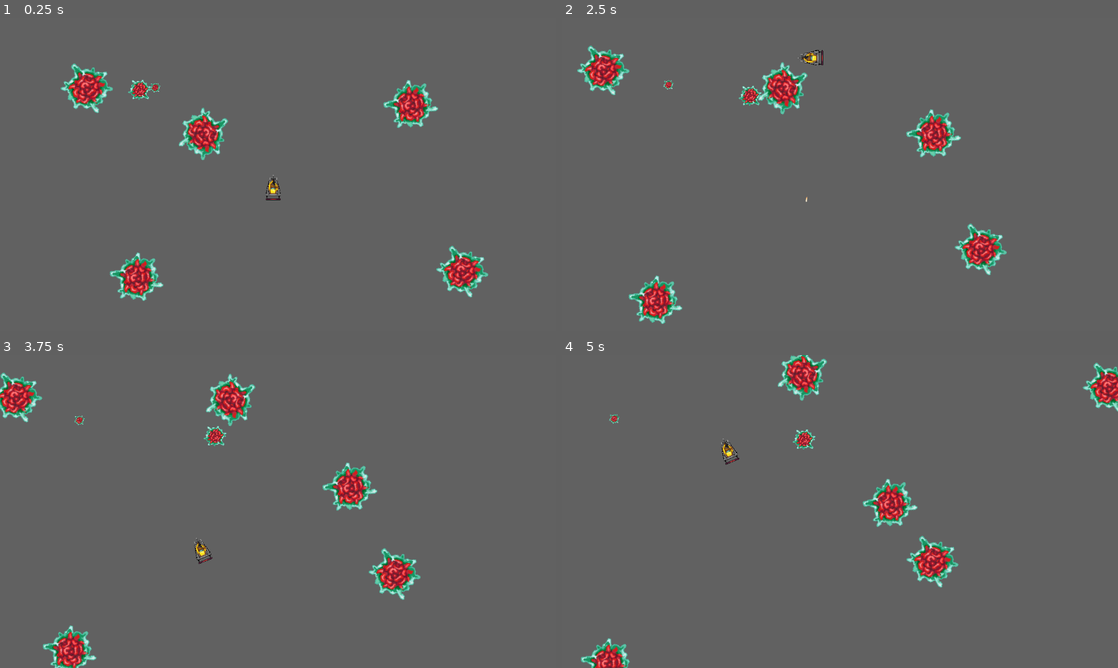
Above: before the commit, frames 1-4 (two rows, left to right).
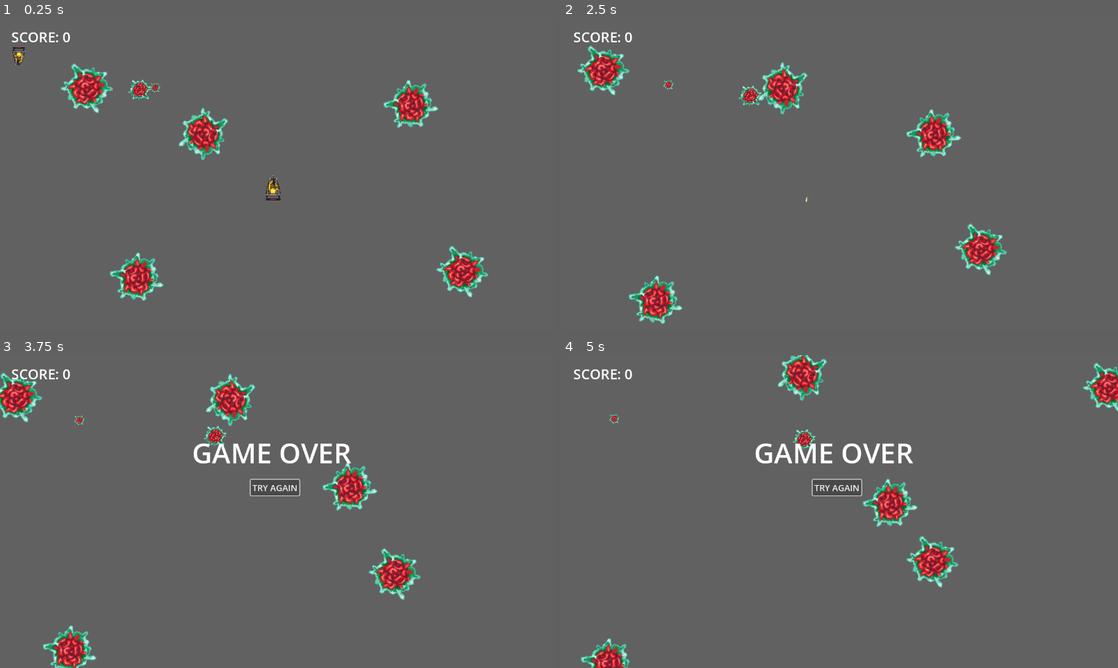
Above: after the commit, the same moments.

Repository: IsaacLandrum/690-Arcade-Shakeout
Game: Godot game, scene res://scenes/game.tscn
The game is run twice, just before and just after one commit, with the same random seed, the same clock (stepped at 60 frames per second) and the same inputs.
Inputs (mouse positions are in pixels of both pictures, inside the frame that each line leads up to):
- Up to frame 1 (0.25 s): no input
- Up to frame 2 (2.5 s): hold D (rotate_right) 0.53-1.28 s; tap Space (shoot) at 0.6, 1.35, 2.1 s; hold S (move_backward) 1.28-2.03 s; hold D (rotate_right) from 2.03 s (still down)
- Up to frame 3 (3.75 s): release D (rotate_right) at 2.78 s; hold W (move_forward) 2.78-3.5 s; tap Space (shoot) at 2.85 s; click (272, 486) at 3.5 s, where only the run after the commit has a clickable "TRY AGAIN"
- Up to frame 4 (5 s): click (834, 486) at 4.25 s, where only the run after the commit has a clickable "TRY AGAIN"

The runs differ from the first frame. In frame 1, 0.2% of the frame differs, in the area x 2-13%, y 4-16%; in frame 2, 0.3%; in frame 3, 1.2%, in the area x 2-64%, y 4-67%; in frame 4, 1.2%.

Commit message:
Partial progress score and player death

Diff:
--- a/scenes/asteroid_large.tscn
+++ b/scenes/asteroid_large.tscn
@@ -16,3 +16,5 @@
 
 [node name="CollisionShape2D" type="CollisionShape2D" parent="."]
 shape = SubResource("CircleShape2D_rsyrk")
+
+[connection signal="body_entered" from="." to="." method="_on_body_entered"]
--- a/scenes/asteroid_med.tscn
+++ b/scenes/asteroid_med.tscn
@@ -17,3 +17,5 @@
 
 [node name="CollisionShape2D" type="CollisionShape2D" parent="."]
 shape = SubResource("CircleShape2D_rsyrk")
+
+[connection signal="body_entered" from="." to="." method="_on_body_entered"]
--- a/scenes/asteroid_small.tscn
+++ b/scenes/asteroid_small.tscn
@@ -17,3 +17,5 @@
 
 [node name="CollisionShape2D" type="CollisionShape2D" parent="."]
 shape = SubResource("CircleShape2D_rsyrk")
+
+[connection signal="body_entered" from="." to="." method="_on_body_entered"]
--- a/scenes/game.tscn
+++ b/scenes/game.tscn
@@ -1,13 +1,28 @@
-[gd_scene load_steps=6 format=3 uid="uid://dc0jfadk8m1fu"]
+[gd_scene load_steps=9 format=3 uid="uid://dc0jfadk8m1fu"]
 
 [ext_resource type="Script" path="res://scripts/game.gd" id="1_nqcfv"]
 [ext_resource type="PackedScene" uid="uid://c6lplsbhr5ve" path="res://scenes/player.tscn" id="1_x87d5"]
+[ext_resource type="PackedScene" uid="uid://keagktggccri" path="res://scenes/hud.tscn" id="2_2v7m6"]
 [ext_resource type="PackedScene" uid="uid://cf0c8m65ipk8d" path="res://scenes/asteroid_large.tscn" id="2_rfl42"]
 [ext_resource type="PackedScene" uid="uid://clq8q118wkjdl" path="res://scenes/asteroid_med.tscn" id="3_kgi2l"]
+[ext_resource type="PackedScene" uid="uid://cpa0k4jq5ba32" path="res://scenes/game_over_screen.tscn" id="3_lpe6y"]
 [ext_resource type="PackedScene" uid="uid://b1rjv1ois4p5a" path="res://scenes/asteroid_small.tscn" id="4_ruxpw"]
+
+[sub_resource type="GDScript" id="GDScript_flxwp"]
+script/source = "extends Control
+
+
+"
 
 [node name="Game" type="Node2D"]
 script = ExtResource("1_nqcfv")
+
+[node name="UI" type="CanvasLayer" parent="."]
+
+[node name="HUD" parent="UI" instance=ExtResource("2_2v7m6")]
+
+[node name="GameOverScreen" parent="UI" instance=ExtResource("3_lpe6y")]
+script = SubResource("GDScript_flxwp")
 
 [node name="Player" parent="." instance=ExtResource("1_x87d5")]
 position = Vector2(629, 388)
--- /dev/null
+++ b/scenes/game_over_screen.tscn
@@ -0,0 +1,45 @@
+[gd_scene load_steps=3 format=3 uid="uid://cpa0k4jq5ba32"]
+
+[ext_resource type="Script" path="res://scripts/game_over_screen.gd" id="1_g7ebm"]
+
+[sub_resource type="LabelSettings" id="LabelSettings_o7wiv"]
+font_size = 64
+
+[node name="GameOverScreen" type="Control"]
+layout_mode = 3
+anchors_preset = 15
+anchor_right = 1.0
+anchor_bottom = 1.0
+grow_horizontal = 2
+grow_vertical = 2
+script = ExtResource("1_g7ebm")
+
+[node name="GameOver" type="Label" parent="."]
+layout_mode = 0
+offset_left = 442.0
+offset_top = 180.0
+offset_right = 809.0
+offset_bottom = 268.0
+pivot_offset = Vector2(183.5, 44)
+text = "GAME OVER"
+label_settings = SubResource("LabelSettings_o7wiv")
+horizontal_alignment = 1
+vertical_alignment = 1
+
+[node name="RestartButton" type="Button" parent="."]
+layout_mode = 1
+anchors_preset = -1
+anchor_left = 0.5
+anchor_top = 0.5
+anchor_right = 0.5
+anchor_bottom = 0.5
+offset_left = -63.0001
+offset_top = -73.0
+offset_right = 48.9999
+offset_bottom = -37.0
+theme_override_font_sizes/font_size = 20
+text = "TRY AGAIN
+"
+
+[connection signal="mouse_entered" from="RestartButton" to="." method="_on_restart_button_mouse_entered"]
+[connection signal="pressed" from="RestartButton" to="." method="_on_restart_button_pressed"]
--- /dev/null
+++ b/scenes/hud.tscn
@@ -0,0 +1,40 @@
+[gd_scene load_steps=4 format=3 uid="uid://keagktggccri"]
+
+[ext_resource type="Script" path="res://scripts/hud.gd" id="1_hxvi7"]
+[ext_resource type="PackedScene" uid="uid://dvdne630r4cnl" path="res://scenes/ui_life.tscn" id="2_sev71"]
+
+[sub_resource type="LabelSettings" id="LabelSettings_muxou"]
+font_size = 32
+
+[node name="HUD" type="Control"]
+layout_mode = 3
+anchors_preset = 0
+offset_right = 40.0
+offset_bottom = 40.0
+script = ExtResource("1_hxvi7")
+
+[node name="Score" type="Label" parent="."]
+layout_mode = 0
+offset_left = 26.0
+offset_top = 21.0
+offset_right = 216.0
+offset_bottom = 66.0
+text = "SCORE: 9999"
+label_settings = SubResource("LabelSettings_muxou")
+
+[node name="Lives" type="HBoxContainer" parent="."]
+layout_mode = 0
+offset_left = 29.0
+offset_top = 67.0
+offset_right = 151.0
+offset_bottom = 134.0
+scale = Vector2(0.75, 0.75)
+
+[node name="UILife" parent="Lives" instance=ExtResource("2_sev71")]
+layout_mode = 2
+
+[node name="UILife2" parent="Lives" instance=ExtResource("2_sev71")]
+layout_mode = 2
+
+[node name="UILife3" parent="Lives" instance=ExtResource("2_sev71")]
+layout_mode = 2
--- /dev/null
+++ b/scenes/ui_life.tscn
@@ -0,0 +1,11 @@
+[gd_scene load_steps=2 format=3 uid="uid://dvdne630r4cnl"]
+
+[ext_resource type="Texture2D" uid="uid://bi11v2kavng7w" path="res://assets/hazcartfinal_.png" id="1_r5dup"]
+
+[node name="UILife" type="TextureRect"]
+offset_left = 27.0
+offset_top = 66.0
+offset_right = 65.0
+offset_bottom = 133.0
+scale = Vector2(0.5, 0.5)
+texture = ExtResource("1_r5dup")
--- a/scripts/asteroid.gd
+++ b/scripts/asteroid.gd
@@ -8,6 +8,18 @@
 
 var movement_vector  := Vector2(0,-1)
 var speed := 50
+
+var points: int:
+	get :
+		match size:
+			AsteroidSize.LARGE:
+				return 100
+			AsteroidSize.MEDIUM:
+				return 50
+			AsteroidSize.SMALL:
+				return 25
+			_:
+				return 0
 
 func _ready():
 	rotation = randf_range(0,2*PI)
@@ -31,5 +43,10 @@
 		global_position.x = 0
 
 func explode():
-	emit_signal("exploded", global_position, size)
+	emit_signal("exploded", global_position, size, points)
 	queue_free()
+
+func _on_body_entered(body):
+	if body is Player:
+		var player = body
+		player.die()
--- a/scripts/game.gd
+++ b/scripts/game.gd
@@ -3,14 +3,30 @@
 @onready var bullets = $Bullets
 @onready var player = $Player
 @onready var asteroids = $Asteroids
+@onready var hud = $UI/HUD
+@onready var game_over_screen = $UI/GameOverScreen
 
 var asteroid_large_scene = preload("res://scenes/asteroid_large.tscn")
 var asteroid_medium_scene = preload("res://scenes/asteroid_med.tscn")
 var asteroid_small_scene = preload("res://scenes/asteroid_small.tscn")
 
+var score := 0:
+	set(value):
+		score = value
+		hud.score = score
+
+var lives: int:
+	set(value):
+		lives = value
+		hud.init_lives(lives)
 
 func _ready():
+	game_over_screen.visible = false
+	score = 0
+	lives = 1
 	player.connect("bullet_shot", _on_player_bullet_shot)
+	player.connect("died", _on_player_died)
+
 
 	for asteroid in asteroids.get_children():
 		asteroid.connect("exploded", _on_asteroid_exploded)
@@ -36,7 +52,10 @@
 	a.connect("exploded", _on_asteroid_exploded)
 	asteroids.call_deferred("add_child", a)
 
-func _on_asteroid_exploded(pos, size):
+
+func _on_asteroid_exploded(pos, size, points):
+	# add score from exploding to current score
+	score += points
 	#add two new smaller asteroids
 	match size:
 		Asteroid.AsteroidSize.LARGE:
@@ -49,3 +68,13 @@
 			pass
 		_:
 			pass
+
+func _on_player_died(pos):
+	lives -=1
+	print(lives)
+	if lives <= 0:
+		await get_tree().create_timer(1).timeout
+		game_over_screen.visible = true
+	else:
+		await get_tree().create_timer(1).timeout
+		player.respawn(pos)
--- /dev/null
+++ b/scripts/game_over_screen.gd
@@ -0,0 +1,5 @@
+extends Control
+
+func _on_restart_button_pressed():
+	print("ButtonPressed")
+	get_tree().reload_current_scene()
--- /dev/null
+++ b/scripts/hud.gd
@@ -0,0 +1,16 @@
+extends Control
+
+@onready var score = $Score:
+	set(value):
+		score.text = "SCORE: " + str(value)
+
+var uilife_scene = preload("res://scenes/ui_life.tscn")
+
+@onready var lives = $Lives
+
+func init_lives(amount):
+	for ul in lives.get_children():
+		ul.queue_free()
+	for i in amount:
+		var ul = uilife_scene.instantiate()
+		lives.add_child(ul)
--- a/scripts/player.gd
+++ b/scripts/player.gd
@@ -1,6 +1,7 @@
-extends CharacterBody2D
+class_name Player extends CharacterBody2D
 
 signal bullet_shot(bullet)
+signal died
 
 # export variables
 @export var acceleration := 10.0
@@ -8,8 +9,11 @@
 @export var rotation_speed := 225.0
 
 @onready var muzzle = $Muzzle
+@onready var sprite = $Sprite2D
 
 var bullet_scene = preload("res://scenes/bullet.tscn")
+
+var alive := true
 
 func _process(delta):
 	if Input.is_action_just_pressed("shoot"):
@@ -58,3 +62,22 @@
 	b.global_position = muzzle.global_position
 	b.rotation = rotation
 	emit_signal("bullet_shot", b)
+
+func die():
+	if alive == true:
+		alive = false
+		var pos = self.global_position
+		emit_signal("died", pos)
+		sprite.visible = false
+		process_mode = Node.PROCESS_MODE_DISABLED
+
+func respawn(pos):
+	if alive  == false:
+		global_position = pos
+		velocity = Vector2.ZERO
+		sprite.visible = true
+		process_mode = Node.PROCESS_MODE_INHERIT
+		# gives player 3 seconds of invulnerability after respawn since alive is
+		# set to true after 3 seconds
+		await get_tree().create_timer(3).timeout
+		alive = true
